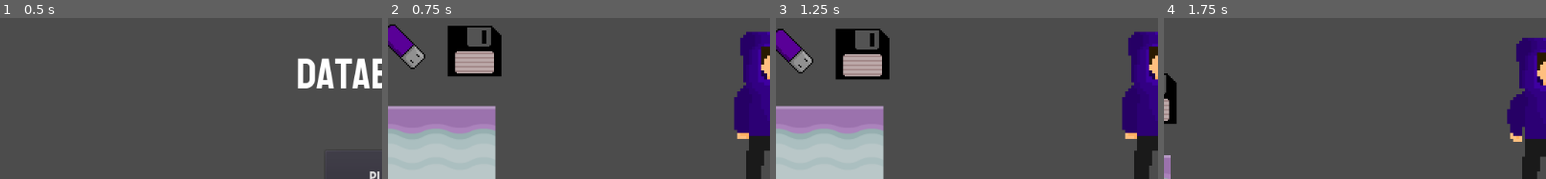
Above: before the commit, frames 1-4 (left to right).
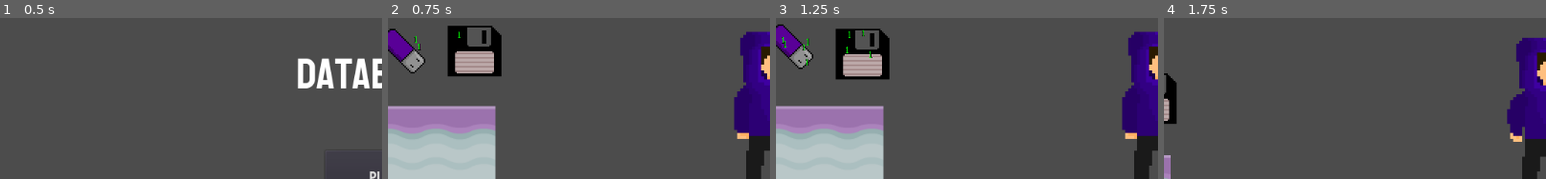
Above: after the commit, the same moments.

Repository: ncbarber/final-Databreak
Game: Godot game, scene res://src/ScreenStart/ScreenStart.tscn
Same seed, same stepped clock (60 frames per second), same inputs: the game is played once before the commit and once after it.
Inputs:
- Up to frame 1 (0.5 s): no input
- Up to frame 2 (0.75 s): click "Play" at 0.5 s
- Up to frame 3 (1.25 s): no input
- Up to frame 4 (1.75 s): hold Right (move_right) from 1.28 s (still down); tap Space (jump) at 1.52 s
The pictures show only the part of the screen within x 0-50%, y 0-50%; the shares and areas given below are measured in that part.

Frame 1 is identical in both runs. In frame 2, 1.0% of the frame differs, in the area x 0-19%, y 4-35%; in frame 3, 1.1%, in the area x 0-26%, y 4-35%; in frame 4, nothing differs.

Commit message:
Add particle effects of binary code to data collectables

Diff:
--- a/project/src/Collectables/Data/FloppyDisk.tscn
+++ b/project/src/Collectables/Data/FloppyDisk.tscn
@@ -1,6 +1,8 @@
-[gd_scene load_steps=10 format=2]
+[gd_scene load_steps=16 format=2]
 
 [ext_resource path="res://platform_assets/Databreak-Floppy.png" type="Texture" id=1]
+[ext_resource path="res://platform_assets/DatabreakBinary1.png" type="Texture" id=2]
+[ext_resource path="res://platform_assets/DatabreakBinary0.png" type="Texture" id=3]
 
 [sub_resource type="AtlasTexture" id=1]
 flags = 4
@@ -43,6 +45,41 @@
 [sub_resource type="RectangleShape2D" id=8]
 extents = Vector2( 70.0995, 71.8365 )
 
+[sub_resource type="ParticlesMaterial" id=9]
+lifetime_randomness = 1.0
+emission_shape = 2
+emission_box_extents = Vector3( 30, 15, 1 )
+flag_disable_z = true
+spread = 120.0
+gravity = Vector3( 0, 50, 0 )
+orbit_velocity = 0.0
+orbit_velocity_random = 0.0
+scale = 0.05
+
+[sub_resource type="AnimatedTexture" id=10]
+flags = 4
+frames = 2
+frame_0/texture = ExtResource( 2 )
+frame_1/texture = ExtResource( 3 )
+frame_1/delay_sec = 0.0
+
+[sub_resource type="ParticlesMaterial" id=11]
+emission_shape = 2
+emission_box_extents = Vector3( 35, 15, 1 )
+flag_disable_z = true
+gravity = Vector3( 0, 98, 0 )
+orbit_velocity = 0.0
+orbit_velocity_random = 0.0
+scale = 0.05
+
+[sub_resource type="AnimatedTexture" id=12]
+flags = 4
+frames = 2
+fps = 8.0
+frame_0/texture = ExtResource( 3 )
+frame_1/texture = ExtResource( 2 )
+frame_1/delay_sec = 0.0
+
 [node name="FloppyDisk" type="Area2D"]
 
 [node name="AnimatedSprite" type="AnimatedSprite" parent="."]
@@ -56,3 +93,18 @@
 position = Vector2( -0.396835, -3.57166 )
 scale = Vector2( 0.5, 0.5 )
 shape = SubResource( 8 )
+
+[node name="BinaryParticle" type="Particles2D" parent="."]
+position = Vector2( 0, -25.2554 )
+amount = 4
+randomness = 1.0
+visibility_rect = Rect2( -50, -100, 200, 200 )
+process_material = SubResource( 9 )
+texture = SubResource( 10 )
+
+[node name="BinaryParticleInverse" type="Particles2D" parent="."]
+position = Vector2( 0.561218, -25.2554 )
+amount = 4
+visibility_rect = Rect2( -50, -25, 75, 75 )
+process_material = SubResource( 11 )
+texture = SubResource( 12 )
--- a/project/src/Collectables/Data/USB.tscn
+++ b/project/src/Collectables/Data/USB.tscn
@@ -1,6 +1,8 @@
-[gd_scene load_steps=10 format=2]
+[gd_scene load_steps=16 format=2]
 
 [ext_resource path="res://platform_assets/Databreak-USB.png" type="Texture" id=1]
+[ext_resource path="res://platform_assets/DatabreakBinary1.png" type="Texture" id=2]
+[ext_resource path="res://platform_assets/DatabreakBinary0.png" type="Texture" id=3]
 
 [sub_resource type="AtlasTexture" id=1]
 flags = 4
@@ -44,13 +46,47 @@
 radius = 35.6555
 height = 78.5358
 
+[sub_resource type="ParticlesMaterial" id=9]
+lifetime_randomness = 1.0
+emission_shape = 2
+emission_box_extents = Vector3( 20, 15, 1 )
+flag_disable_z = true
+spread = 120.0
+gravity = Vector3( 0, 50, 0 )
+orbit_velocity = 0.0
+orbit_velocity_random = 0.0
+scale = 0.05
+
+[sub_resource type="AnimatedTexture" id=10]
+flags = 4
+frames = 2
+frame_0/texture = ExtResource( 2 )
+frame_1/texture = ExtResource( 3 )
+frame_1/delay_sec = 0.0
+
+[sub_resource type="ParticlesMaterial" id=11]
+emission_shape = 2
+emission_box_extents = Vector3( 20, 15, 1 )
+flag_disable_z = true
+gravity = Vector3( 0, 98, 0 )
+orbit_velocity = 0.0
+orbit_velocity_random = 0.0
+scale = 0.05
+
+[sub_resource type="AnimatedTexture" id=12]
+flags = 4
+frames = 2
+fps = 8.0
+frame_0/texture = ExtResource( 3 )
+frame_1/texture = ExtResource( 2 )
+frame_1/delay_sec = 0.0
+
 [node name="USB" type="Area2D"]
 
 [node name="AnimatedSprite" type="AnimatedSprite" parent="."]
 scale = Vector2( 0.5, 0.5 )
 frames = SubResource( 7 )
 animation = "idle"
-frame = 3
 playing = true
 
 [node name="CollisionShape2D" type="CollisionShape2D" parent="."]
@@ -58,3 +94,18 @@
 rotation = -0.776126
 scale = Vector2( 0.5, 0.5 )
 shape = SubResource( 8 )
+
+[node name="BinaryParticle" type="Particles2D" parent="."]
+position = Vector2( 0, -25.2554 )
+amount = 4
+randomness = 1.0
+visibility_rect = Rect2( -50, -100, 200, 200 )
+process_material = SubResource( 9 )
+texture = SubResource( 10 )
+
+[node name="BinaryParticleInverse" type="Particles2D" parent="."]
+position = Vector2( 0.561218, -25.2554 )
+amount = 4
+visibility_rect = Rect2( -50, -25, 75, 75 )
+process_material = SubResource( 11 )
+texture = SubResource( 12 )
Binary file added: project/platform_assets/DatabreakBinary0.png
Not shown, added: project/platform_assets/DatabreakBinary0.png.import
Binary file added: project/platform_assets/DatabreakBinary1.png
Not shown, added: project/platform_assets/DatabreakBinary1.png.import
